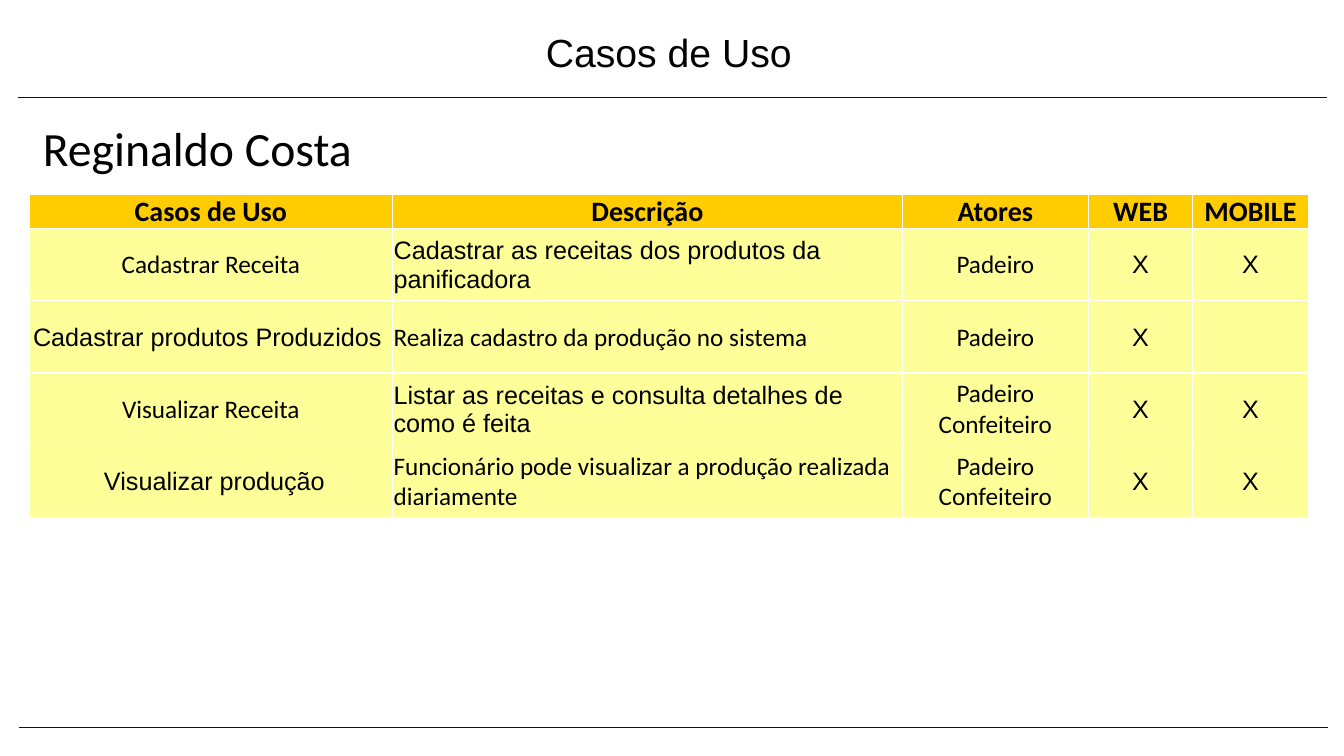
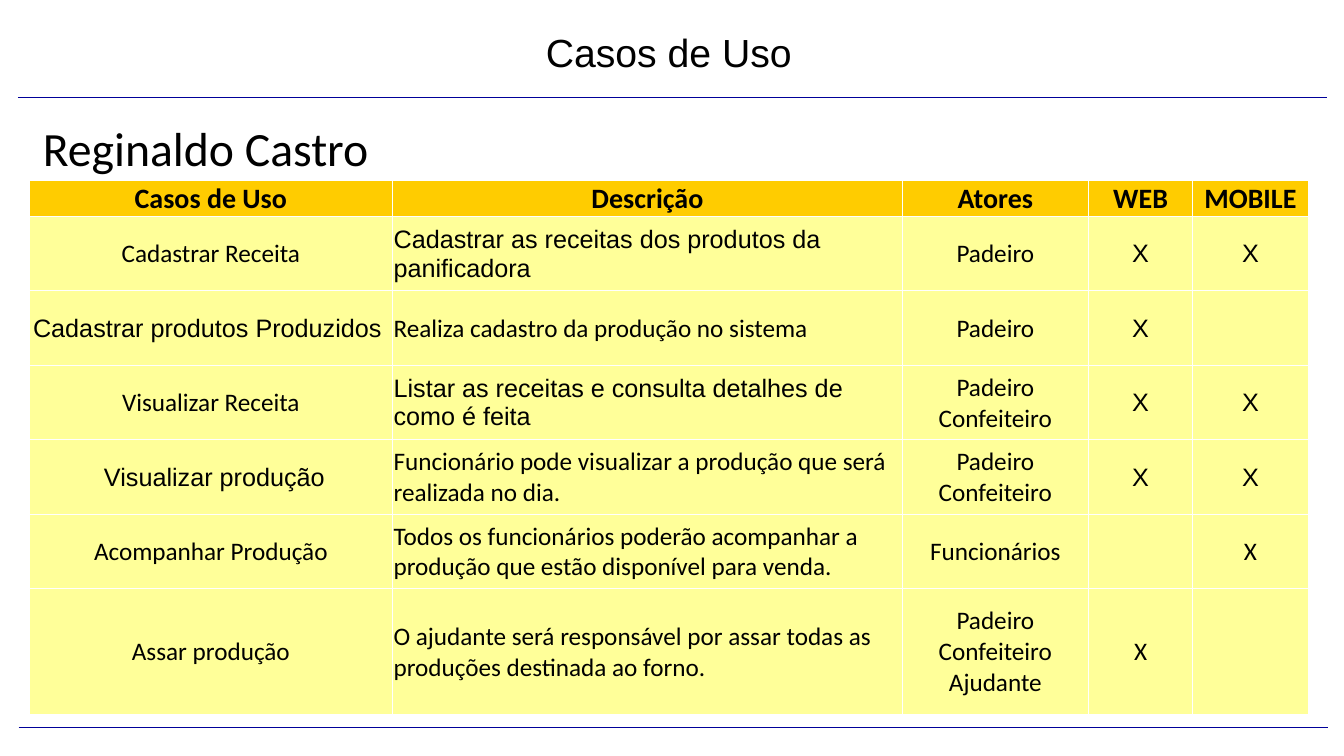
Before and after one commit to WilAlves/projetos_sistemas, a slide deck: slide 6 of SISPAN_V4.pptx. Drawn at 1344x756 pixels with LibreOffice and Linux fonts; fonts in the diff are those of the drawing; background and template pictures are left out. Boxes give left, top, right and bottom in pixels: in the first picture for what was removed or moved away, otherwise in the second. Text is boxed around its words. In the diff, an @@ line names an element or a change of style, - is before the commit and + after.

```diff
--- a/SISPAN_V4.pptx
+++ b/SISPAN_V4.pptx
@@ text at box(43, 133, 368, 175): text changed @@
-Reginaldo Costa
+Reginaldo Castro
@@ table at box(29, 180, 1309, 714) @@
-row 5: Visualizar produção | Funcionário pode visualizar a produção realizada diariamente | Padeiro Confeiteiro | X | X
+row 5: Visualizar produção | Funcionário pode visualizar a produção que será realizada no dia. | Padeiro Confeiteiro | X | X
+row 6: Acompanhar Produção | Todos os funcionários poderão acompanhar a produção que estão disponível para venda. | Funcionários |  | X
+row 7: Assar produção | O ajudante será responsável por assar todas as produções destinada ao forno. | Padeiro Confeiteiro / Ajudante | X | 
@@ table: place and size @@
-table at box(29, 193, 1309, 517)
+table at box(29, 180, 1309, 714)
```
Also in this commit, not shown: 1 other slide changed, 1 slide added.
